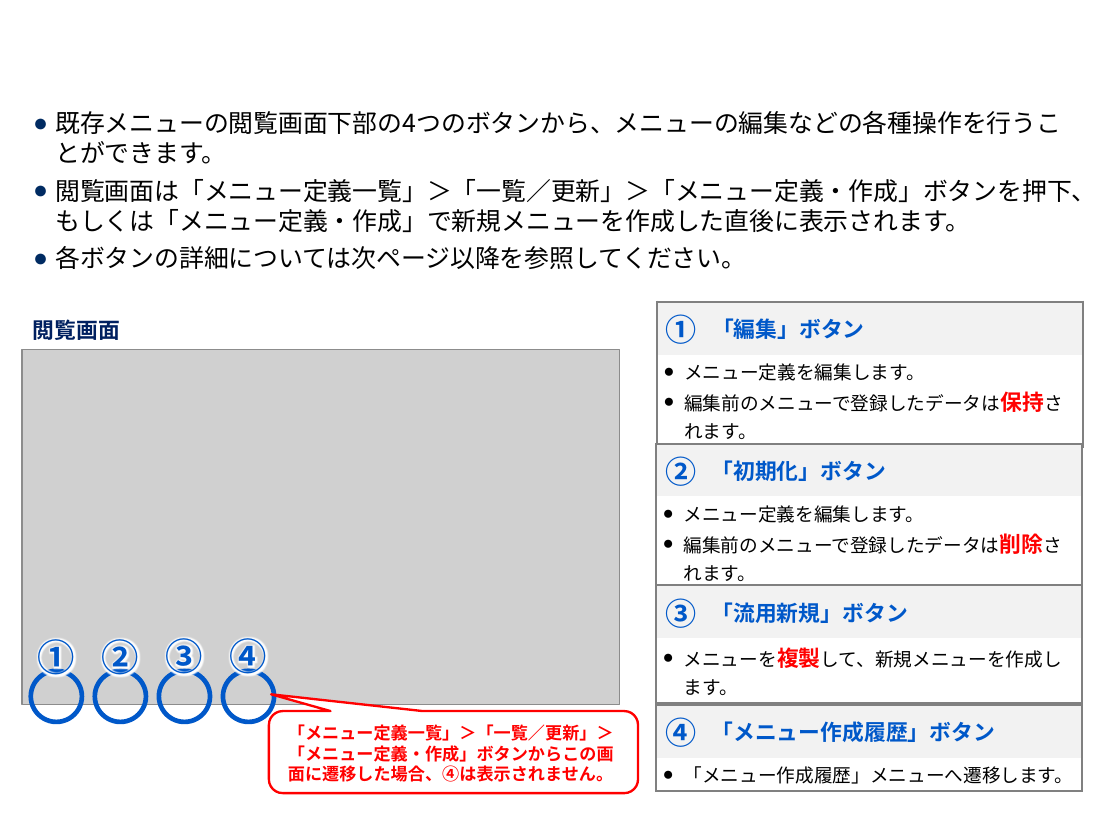
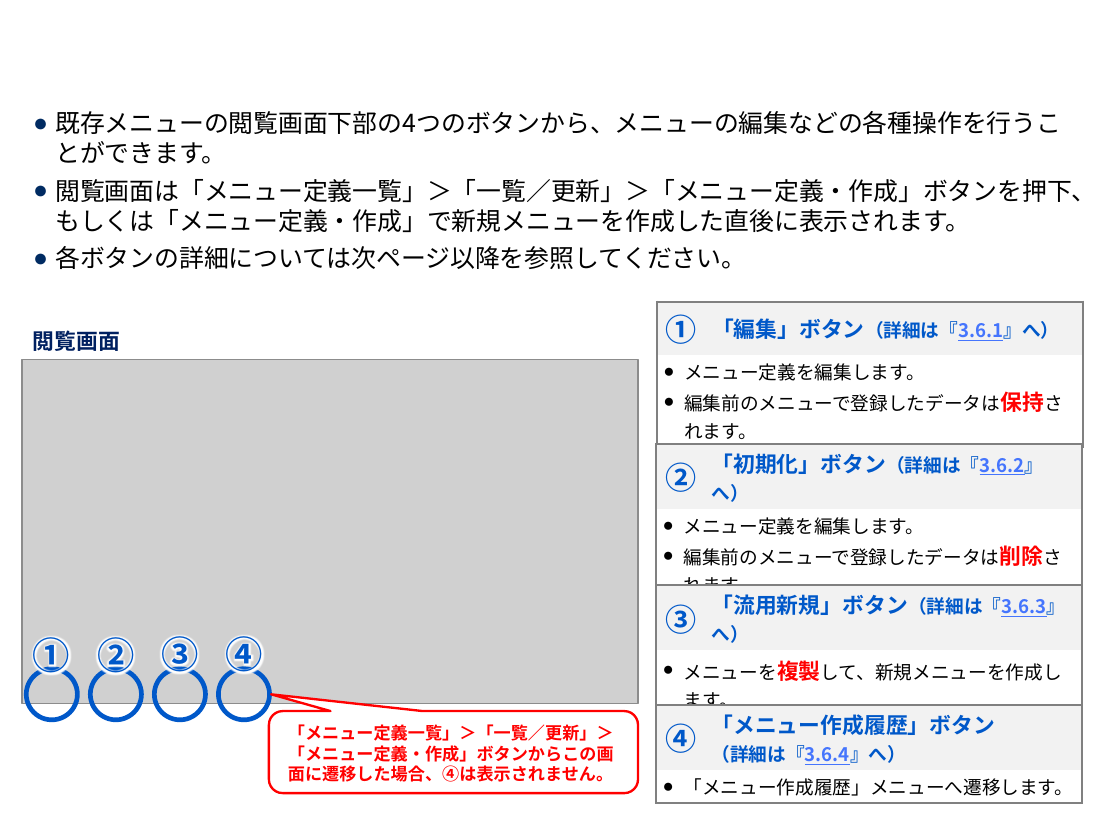
Before and after one commit to exastro-suite/it-automation-docs, a slide deck: slide 20 of asset/Learn_ja/ITA-hg-ps_classroom_lecture_ja.pptx. Drawn at 1120x840 pixels with LibreOffice and Linux fonts; fonts in the diff are those of the drawing; grey boxes stand for pictures; background and template pictures are left out. Boxes give left, top, right and bottom in pixels: in the first picture for what was removed or moved away, otherwise in the second. Text is boxed around its words. In the diff, an @@ line names an element or a change of style, - is before the commit and + after.

```diff
--- a/asset/Learn_ja/ITA-hg-ps_classroom_lecture_ja.pptx
+++ b/asset/Learn_ja/ITA-hg-ps_classroom_lecture_ja.pptx
@@ text "閲覧画面": place and size @@
-text "閲覧画面" at [33,316,120,344]
+text "閲覧画面" at [33,327,120,355]
@@ table at [657,301,1084,448] @@
-row 1, column 2: 「編集」ボタン
+row 1, column 2: 「編集」ボタン（詳細は『3.6.1』へ）
@@ picture: place and size @@
-picture at [22,349,620,704]
+picture at [22,360,638,703]
@@ table at [656,444,1083,602] @@
-row 1, column 2: 「初期化」ボタン
+row 1, column 2: 「初期化」ボタン（詳細は『3.6.2』へ）
@@ table at [656,586,1083,710] @@
-row 1, column 2: 「流用新規」ボタン
+row 1, column 2: 「流用新規」ボタン（詳細は『3.6.3』へ）
@@ 4 texts, 4 ellipses: place and size @@
-4 texts, 4 ellipses at [31,638,274,722]
+4 texts, 4 ellipses at [26,636,270,720]
@@ table at [656,704,1083,800] @@
-row 1, column 2: 「メニュー作成履歴」ボタン
+row 1, column 2: 「メニュー作成履歴」ボタン / （詳細は『3.6.4』へ）
```
Also in this commit, not shown: 21 other slides changed, 1 slide added, 1 other file.
